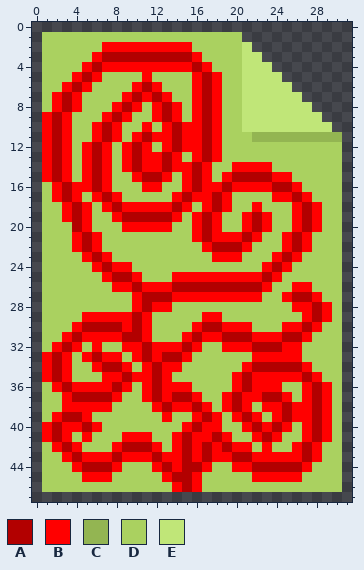
A pixel-art sprite gets an edit: Unity/Assets/sprites/infected file - red.png. The first picture shows the starting point.
The file is 32x48 pixels.
Palette (. is transparent): A #b20000  B #ff0000  C #93b552  D #aad160  E #c0e678
Pixels before, first column x 1:
 1 DDDDDDDDDDDDDDDDDDDD..........
 2 DDDDDDBBBBBBBBBDDDDDE.........
 3 DDDDDBAAAAAAAAABDDDDEE........
 4 DDDDBABBBBBBBBBABDDDEEE.......
 5 DDDBABDDDDBDDDDBABDDEEEE......
 6 DDBABDDDDBABDDDBABDDEEEEE.....
 7 DBABDDDDBABABDDBABDDEEEEEE....
 8 DBABDDDBABDBABDBABDDEEEEEEE...
 9 BABDDDBABDDBABDBABDDEEEEEEEE..
10 BABDDBABDDBDBABBABDDEEEEEEEEE.
11 BABDDBABDBABBABBABDDDCCCCCCCCC
12 BABDBABDBABDBABBABDDDDDDDDDDDD
13 BABDBABDBABBABDBABDDDDDDDDDDDD
14 BABDBABDBABBABBABDDBBBBDDDDDDD
15 BABDBABDDBAABDBABDBAAAABBDDDDD
16 DBABBABDDDBBDDBABBABBBBAABDDDD
17 DBABDBABDDDDDBABBABDDDDBBABDDD
18 DDBABDBABBBBBABDBABDDBDDDBABDD
19 DDBABDDBAAAAABDBABDDBABDDBABDD
20 DDDABDDDBBBBBDDBABDDBABDDBABDD
21 DDDBABDDDDDDDDDBABBBABDDBABDDD
22 DDDBABDDDDDDDDDDBAAABDDDBABDDD
23 DDDDBABDDDDDDDDDDBBBDDDBABDDDD
24 DDDDDBABBDDDDDDDDDDDDDBABDDDDD
25 DDDDDDBAABDDDBBBBBBBBBABDDDDDD
26 DDDDDDDBBABBBAAAAAAAAABDDBBDDD
27 DDDDDDDDDBAAABBBBBBBBBDDBAABDD
28 DDDDDDDDDBABBDDDDDDDDDDDDBBABD
29 DDDDBBBBBABDDDDDBBDDDDDDDDBABD
30 DDDBAAAABABDDDDBAABBBDDDBBABDD
31 DDBABBBBAABDDDBABBAAABBBAABDDD
32 DBABDBDDBBABBBABDDBBBAAABBDDDD
33 BABDBABBDBABAABDDDDDDBBBBBDDDD
34 BABDDBAABDBABBDDDDDDBAAAAABDDD
35 BABDDDBBABBABDDDDDDBABBBBBABDD
36 DBABBBBABDBABBBDDDDBABBBDDBABD
37 DDBAAAABDDBABAABDDBABBAABDBABD
38 DDBBBBBDDDDBABBABDBABDBBABBABD
39 DBAABDDDDDDDBDDBABDBABDBABBABD
40 BABBABDDDDDDDDBABBDDBABABDBABD
41 BABDBDDDBBBDDBABBABDDBABDDBABD
42 DBABDDDBAAABDBABABABBDBDDBABDD
43 DDBABBBABBBABBABABBAABBBBBABDD
44 DDDBAAABDDDBABAABDDBBAAAAABDDD
45 DDDDBBBDDDDDBAABDDDDDBBBBBDDDD
46 DDDDDDDDDDDDDBABDDDDDDDDDDDDDD
And afterwards:
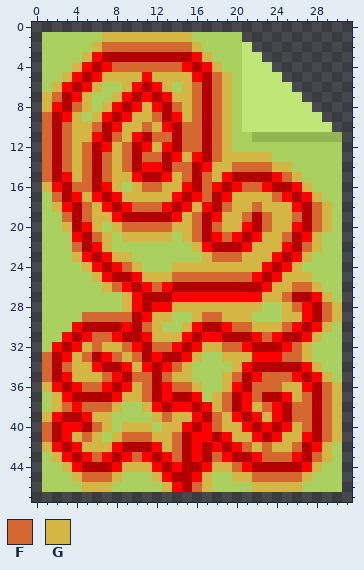
Colours new in this view: F #d46830  G #d3b644
Diff:
y 1: x 7..15 DDDDDDDDD -> GGGGGGGGG
y 2: x 6..16 DBBBBBBBBBD -> GFFFFFFFFFG
y 3: x 5 D -> G; x 17 D -> G
y 4: x 4 D -> G; x 8..14 BBBBBBB -> FFFFFFF; x 18 D -> G
y 5: x 3 D -> G; x 7..10 DDDD -> GGGG; x 12..15 DDDD -> GGGG; x 18..19 BD -> FG
y 6: x 2 D -> G; x 6 D -> G; x 9 D -> G; x 13 D -> G; x 15..16 DB -> GF; x 18..19 BD -> FG
y 7: x 1..2 DB -> GF; x 5 D -> G; x 8 D -> G; x 14..16 DDB -> GGF; x 18..19 BD -> FG
y 8: x 1 D -> G; x 4..5 BD -> FG; x 7 D -> G; x 11 D -> G; x 14..16 BDB -> FGF; x 18..19 BD -> FG
y 9: x 1 B -> F; x 4 D -> G; x 6 D -> G; x 10..12 DDB -> GGF; x 15..16 DB -> GF; x 18..19 BD -> FG
y 10: x 1 B -> F; x 3..6 BDDB -> FGGF; x 9..12 DDBD -> GGFG; x 15..16 BB -> FF; x 18..19 BD -> FG
y 11: x 1 B -> F; x 3..5 BDD -> FGG; x 8..9 BD -> FG; x 12..13 BB -> FF; x 15..16 BB -> FF; x 18..19 BD -> FG
y 12: x 1 B -> F; x 3..5 BDB -> FGF; x 8..9 DB -> GF; x 12 D -> G; x 15..16 BB -> FF; x 18..19 BD -> FG
y 13: x 1 B -> F; x 3..5 BDB -> FGF; x 7..9 BDB -> FGF; x 11..12 BB -> FF; x 15 D -> G; x 18..23 BDDDDD -> FGGGGG
y 14: x 1 B -> F; x 3..5 BDB -> FGF; x 7..9 BDB -> FGF; x 14..15 BB -> FF; x 18..25 DDBBBBDD -> GGFFFFGG
y 15: x 1 B -> F; x 4..5 DB -> GF; x 7..9 BDD -> FGG; x 14..15 DB -> GF; x 17..18 BD -> FG; x 25..26 BD -> FG
y 16: x 1 D -> G; x 4..5 BB -> FF; x 8 D -> G; x 10..14 DBBDD -> GFFGG; x 17 B -> F; x 21..22 BB -> FF; x 27 D -> G
y 17: x 2 B -> F; x 5 D -> G; x 9..13 DDDDD -> GGGGG; x 17 B -> F; x 20..24 DDDDB -> GGGGF; x 28 D -> G
y 18: x 2 D -> G; x 5..6 BD -> FG; x 10..12 BBB -> FFF; x 16 D -> G; x 19..25 BDDBDDD -> FGGFGGG; x 28..29 BD -> FG
y 19: x 3 B -> F; x 5..7 BDD -> FGG; x 15..16 DB -> GF; x 19..21 DDB -> GGF; x 23..26 BDDB -> FGGF; x 28..29 BD -> FG
y 20: x 3 D -> G; x 6 D -> G; x 8..16 DBBBBBDDB -> GFFFFFGGF; x 18..20 BDD -> FGG; x 23..25 BDD -> FGG; x 28..29 BD -> FG
y 21: x 6..7 BD -> FG; x 9..13 DDDDD -> GGGGG; x 15..16 DB -> GF; x 19 B -> F; x 23..25 DDB -> GGF; x 28 D -> G
y 22: x 4 B -> F; x 7 D -> G; x 16 D -> G; x 22..24 DDD -> GGG; x 27..28 BD -> FG
y 23: x 4 D -> G; x 8..9 DD -> GG; x 17..23 DBBBDDD -> GFFFGGG; x 27 D -> G
y 24: x 5 D -> G; x 9..10 BD -> FG; x 14..22 DDDDDDDDD -> GGGGGGGGG; x 26 D -> G
y 25: x 6 D -> G; x 11..21 DDDBBBBBBBB -> GGGFFFFFFFF; x 25..27 DDD -> GGG
y 26: x 7..8 DB -> GF; x 12 B -> F; x 24..28 DDBBD -> GGFFG
y 27: x 9 D -> G; x 23..25 DDB -> GGF; x 29 D -> G
y 28: x 9 D -> G; x 14..22 DDDDDDDDD -> GGGGGGGGG; x 25..26 DB -> GF; x 29..30 BD -> FG
y 29: x 5..9 BBBBB -> FFFFF; x 12..13 DD -> GG; x 16..21 DBBDDD -> GFFGGG; x 25..26 DD -> GG; x 29..30 BD -> FG
y 30: x 11..12 BD -> FG; x 15 D -> G; x 20..25 BBDDDB -> FFGGGF; x 29 D -> G
y 31: x 6..7 BB -> FF; x 12..14 DDD -> GGG; x 23 B -> F; x 28 D -> G
y 32: x 5..9 DBDDB -> GFGGF; x 12..13 BB -> FF; x 17..20 DDBB -> GGFF; x 26..27 BD -> FG
y 33: x 1 B -> F; x 4..5 DB -> GF; x 8..10 BDB -> FGF; x 16 D -> G; x 19..21 DDD -> GGG; x 25..27 BBD -> FFG
y 34: x 1 B -> F; x 3..5 BDD -> FGG; x 10 D -> G; x 14..15 BD -> FG; x 20 D -> G; x 28 D -> G
y 35: x 1 B -> F; x 4..7 DDDB -> GGGF; x 10..11 BB -> FF; x 13..15 BDD -> FGG; x 19..20 DB -> GF; x 23..25 BBB -> FFF; x 29 D -> G
y 36: x 1 D -> G; x 5..6 BB -> FF; x 10..11 DB -> GF; x 14..16 BBD -> FFG; x 19 D -> G; x 22..26 BBBDD -> FFFGG; x 29..30 BD -> FG
y 37: x 2 D -> G; x 9..11 DDB -> GGF; x 18..19 DB -> GF; x 22 B -> F; x 26..27 DB -> GF; x 29..30 BD -> FG
y 38: x 2..3 DB -> GF; x 5..8 BBBD -> FFFG; x 11 D -> G; x 18..19 DB -> GF; x 22..23 DB -> GF; x 26..27 BB -> FF; x 29..30 BD -> FG
y 39: x 1 D -> G; x 6..7 DD -> GG; x 12..15 DBDD -> GFGG; x 18..19 BD -> FG; x 23 D -> G; x 26..27 BB -> FF; x 29..30 BD -> FG
y 40: x 1 B -> F; x 6..7 BD -> FG; x 9..11 DDD -> GGG; x 13..14 DD -> GG; x 18..20 BDD -> FGG; x 26..27 DB -> GF; x 29..30 BD -> FG
y 41: x 1 B -> F; x 4..6 DBD -> GFG; x 8..14 DBBBDDB -> GFFFGGF; x 20..21 DD -> GG; x 25..26 DD -> GG; x 29..30 BD -> FG
y 42: x 1 D -> G; x 5..7 DDD -> GGG; x 13..14 DB -> GF; x 21..26 BDBDDB -> FGFGGF; x 29 D -> G
y 43: x 2 D -> G; x 6 B -> F; x 10 B -> F; x 14 B -> F; x 18 B -> F; x 23..25 BBB -> FFF; x 28..29 BD -> FG
y 44: x 3 D -> G; x 9..11 DDD -> GGG; x 18..20 DDB -> GGF; x 28 D -> G
y 45: x 4..8 DBBBD -> GFFFG; x 12 D -> G; x 17 D -> G; x 20..27 DDBBBBBD -> GGFFFFFG
y 46: x 5..7 DDD -> GGG; x 13 D -> G; x 16..17 BD -> FG; x 22..26 DDDDD -> GGGGG
